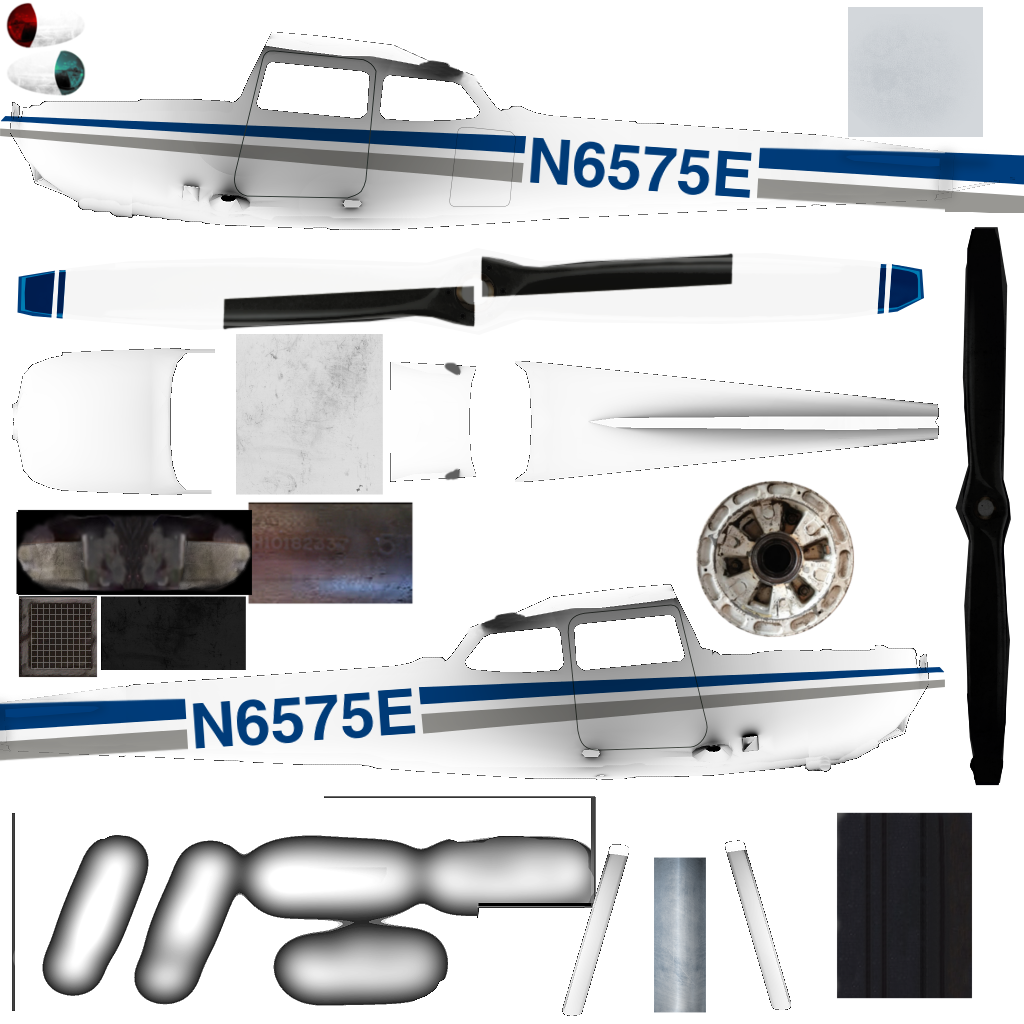
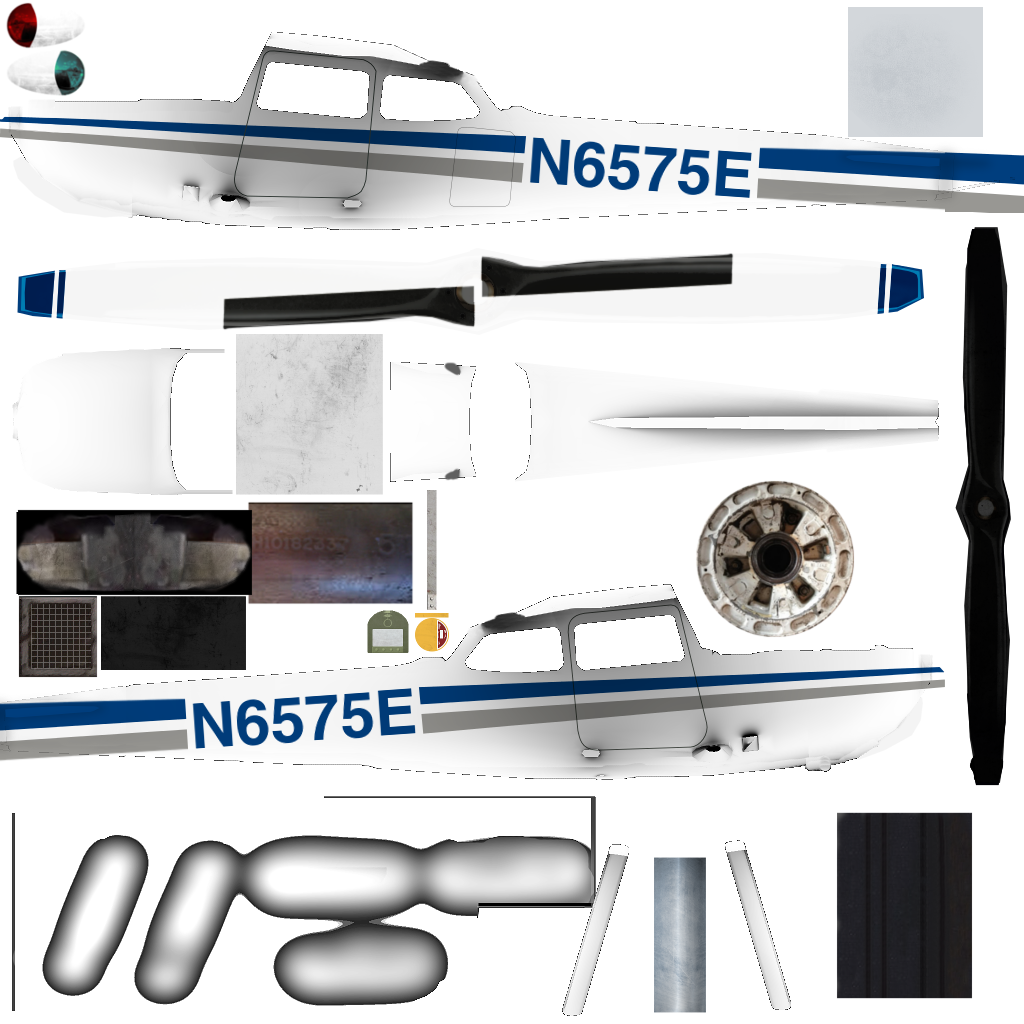
Two versions of the same layered image (1024x1024). Layer-by-layer changes:
renamed "Clipboard #4" to "Clipboard #6", moved it above "Clipboard #5", painted on it over [left=0, top=99, right=939, bottom=760]
showed "Clipboard", painted on it over [left=0, top=99, right=939, bottom=760]
painted on "Clipboard #2" over [left=0, top=116, right=79, bottom=143]
